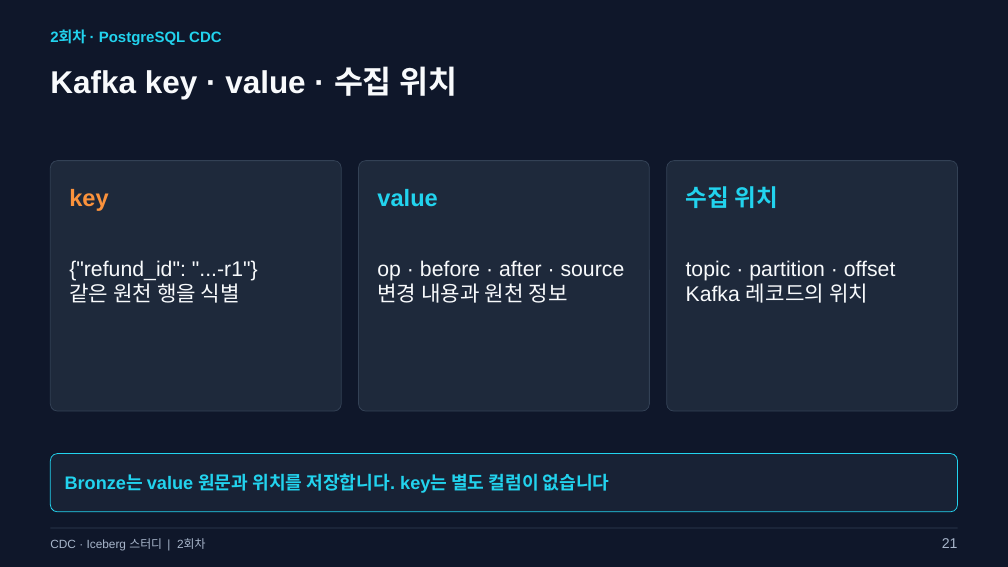
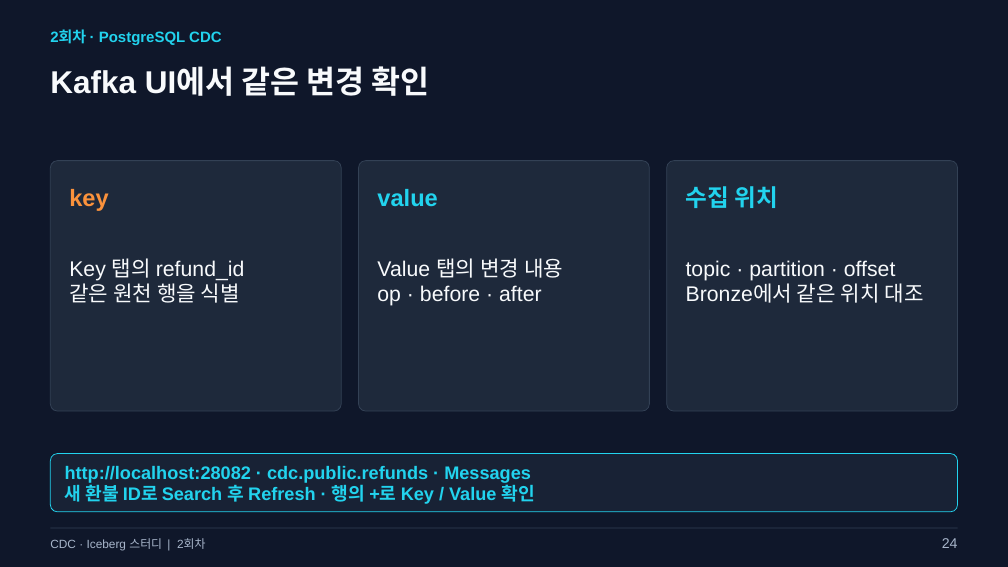
Before and after one commit to kim-dabin/cdc-lakehouse-study, a slide deck: slide 24 of labs/session02/slides/02-session02.pptx (slide 21 before the commit). Drawn at 1008x567 pixels with LibreOffice and Linux fonts; fonts in the diff are those of the drawing. Boxes give left, top, right and bottom in pixels: in the first picture for what was removed or moved away, otherwise in the second. Text is boxed around its words. In the diff, an @@ line names an element or a change of style, - is before the commit and + after.

Commit message:
docs(session02): explain WAL publication and Debezium with Kafka UI walkthrough

```diff
--- a/labs/session02/slides/02-session02.pptx
+++ b/labs/session02/slides/02-session02.pptx
@@ text at [50, 66, 430, 96]: text changed @@
-Kafka key · value · 수집 위치
+Kafka UI에서 같은 변경 확인
@@ text at [69, 258, 245, 281]: text changed @@
-{"refund_id": "...-r1"}
+Key 탭의 refund_id
@@ text at [377, 258, 563, 306]: text changed @@
-op · before · after · source
-변경 내용과 원천 정보
+Value 탭의 변경 내용
+op · before · after
@@ text at [686, 283, 924, 303]: text changed @@
-Kafka 레코드의 위치
+Bronze에서 같은 위치 대조
@@ text at [65, 466, 535, 504]: text changed @@
-Bronze는 value 원문과 위치를 저장합니다. key는 별도 컬럼이 없습니다
+http://localhost:28082 · cdc.public.refunds · Messages
+새 환불 ID로 Search 후 Refresh · 행의 +로 Key / Value 확인
@@ text at [942, 538, 958, 548]: text changed @@
-21
+24
```
Also in this commit, not shown: 18 other slides changed, 3 slides added, 3 other files.
